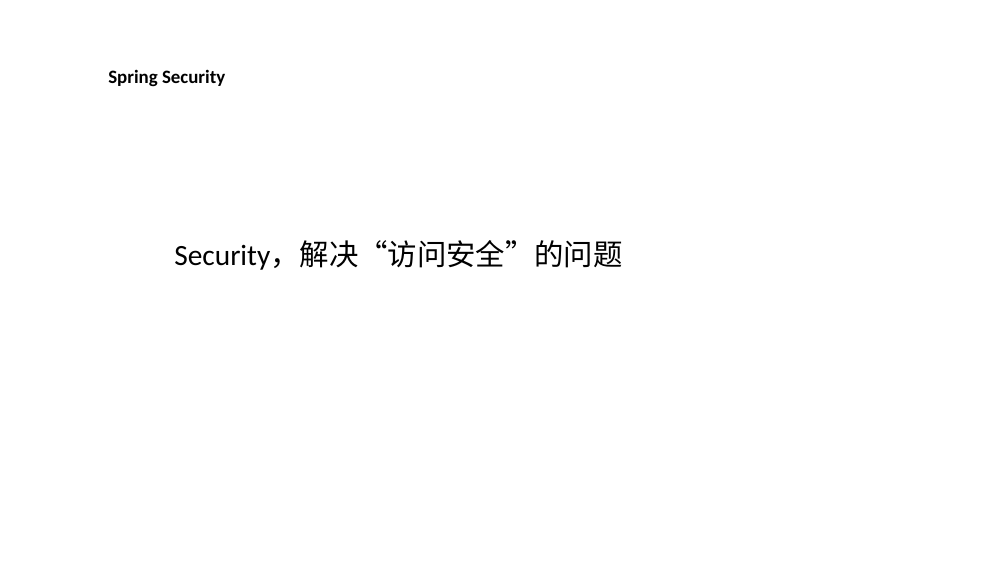
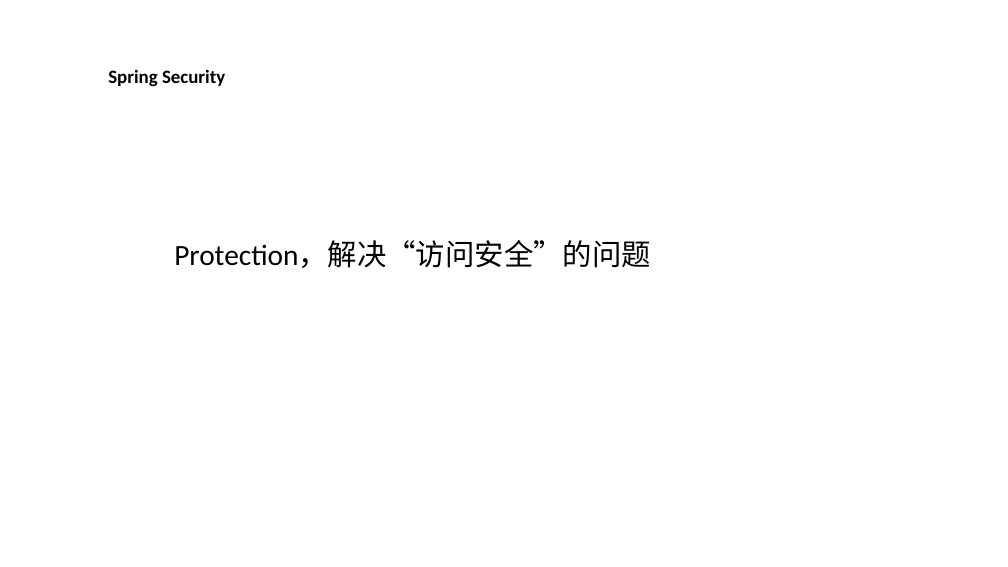
Before and after one commit to plumnx/DIALY, a slide deck: slide 20 of 2020-7-13-----Spring Security Report/Spring Security.pptx. Drawn at 1008x567 pixels with LibreOffice and Linux fonts; fonts in the diff are those of the drawing. Boxes give left, top, right and bottom in pixels: in the first picture for what was removed or moved away, otherwise in the second. Text is boxed around its words. In the diff, an @@ line names an element or a change of style, - is before the commit and + after.

```diff
--- a/2020-7-13-----Spring Security Report/Spring Security.pptx
+++ b/2020-7-13-----Spring Security Report/Spring Security.pptx
@@ text at (x1=174, y1=240, x2=651, y2=268): text changed @@
-Security，解决“访问安全”的问题
+Protection，解决“访问安全”的问题
```
Also in this commit, not shown: 1 other slide changed, 4 slides added, 1 slide removed.
